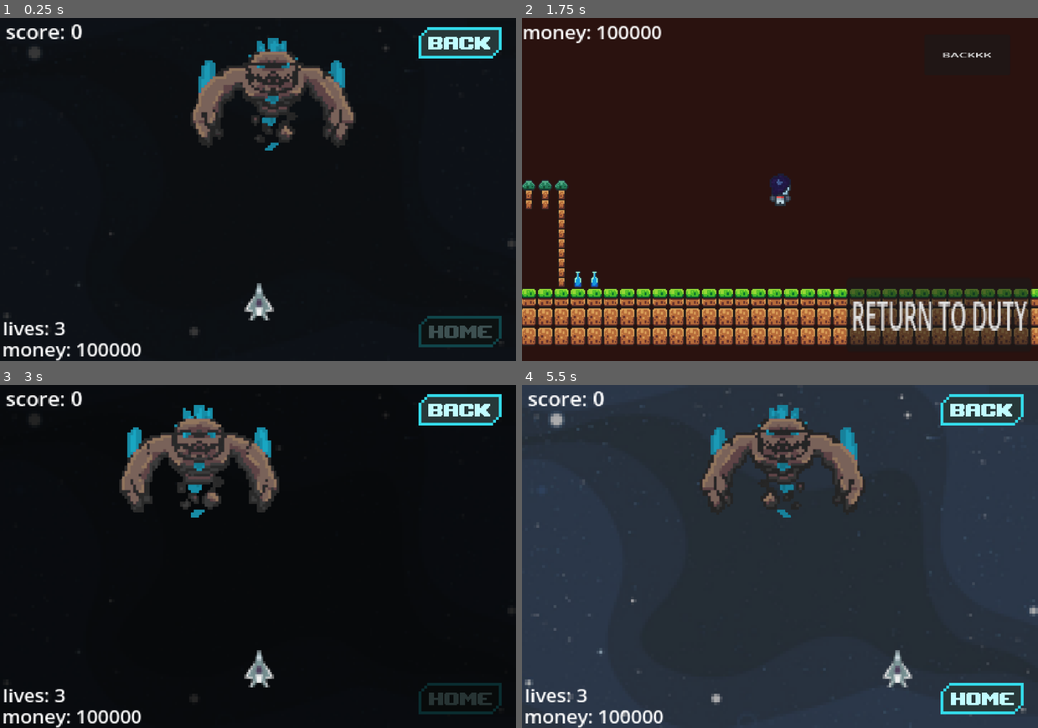
Above: before the commit, frames 1-4 (two rows, left to right).
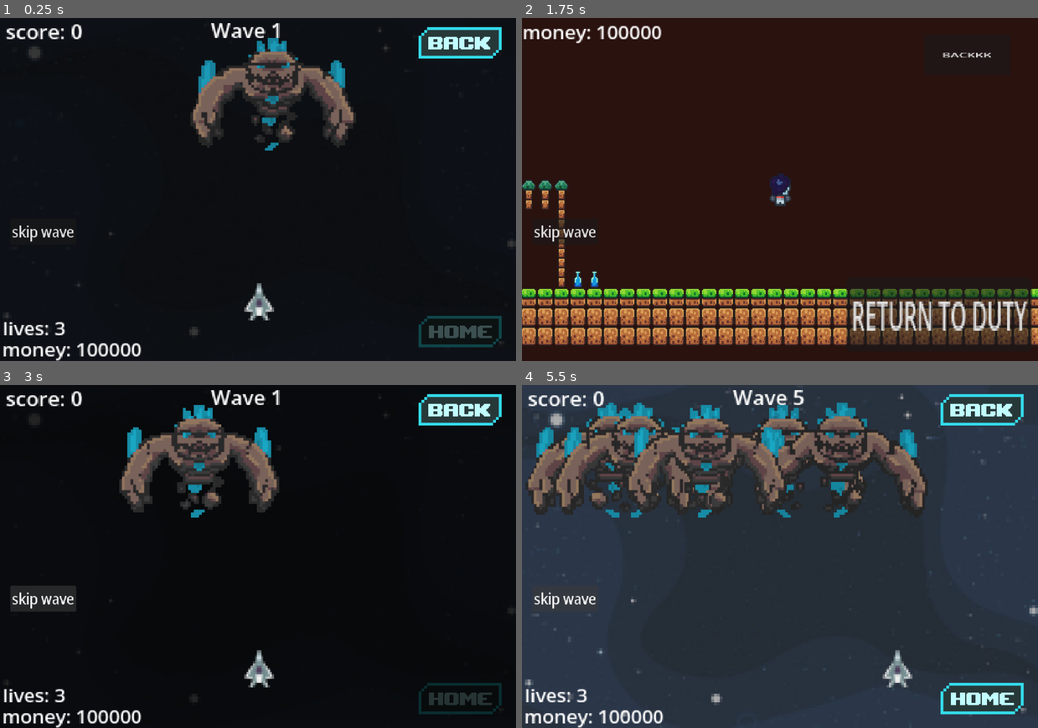
Above: after the commit, the same moments.

Repository: williamhoangbossman/bad-guys-space-shooters
Game: Godot game, scene res://scenes/MainScenes/Game.tscn
Same seed, same stepped clock (60 frames per second), same inputs: the game is played once before the commit and once after it. This scene is started directly instead of the project's main scene.
Inputs (mouse positions are in pixels of both pictures, inside the frame that each line leads up to):
- Up to frame 1 (0.25 s): no input
- Up to frame 2 (1.75 s): click (981, 330) at 0.5 s; click "Return Home" at 1.25 s
- Up to frame 3 (3 s): click "RETURN TO DUTY" at 2 s; click (41, 597) at 2.75 s, where only the run after the commit has a clickable "skip wave"
- Up to frame 4 (5.5 s): click (563, 597) at 3.5 s, where only the run after the commit has a clickable "skip wave"; click (563, 597) at 4.25 s, where only the run after the commit has a clickable "skip wave"; tap Enter (ui_accept) at 5, 5.27 s; hold D (Right) from 5.03 s (still down); hold E (interact) from 5.03 s (still down)

The runs differ from the first frame. In frame 1, 0.5% of the frame differs, in the area x 2-55%, y 1-66%; in frame 2, 0.3%; in frame 3, 1.2%; in frame 4, 12%, in the area x 0-79%, y 1-66%.

Commit message:
waveSystem

Diff:
--- /dev/null
+++ b/GOALS.tscn
@@ -0,0 +1,35 @@
+[gd_scene format=3 uid="uid://dbfg8w8b5agud"]
+
+[node name="Control" type="Control" unique_id=425842819]
+layout_mode = 3
+anchors_preset = 0
+offset_right = 800.0
+offset_bottom = 570.0
+
+[node name="ColorRect" type="ColorRect" parent="." unique_id=665824604]
+layout_mode = 0
+offset_right = 910.0
+offset_bottom = 592.0
+
+[node name="Label" type="Label" parent="ColorRect" unique_id=863089202]
+layout_mode = 0
+offset_left = 13.0
+offset_top = 60.0
+offset_right = 961.0
+offset_bottom = 327.0
+scale = Vector2(0.85627, 1.1235846)
+theme_override_colors/font_color = Color(0, 0, 0, 1)
+theme_override_font_sizes/font_size = 21
+text = "So the plan:
+- let player see the upgrades they got (e.g how much dmg increase/how much hp increases.
+- UPDATE HUD!
+- make platformer world look better.
+- make controls panel: let people see the controls
+- impact frames: make bro look like he's getrting hit. + maybe anim when player is hit also
+- BALANCE THE GAME
+- When there is data, there should be a \"Continue Button\" as well as a \"New Game\" Button; no need for
+\"Delete Data\" button --> confusing.
+- wavecount display ( MAYBE ADD A SKIP WAVE) --> multiple enemies if player dares to do so.
+- make the \"E to interact thing\"
+-and console support
+FINALLY: ANY FINISHING UI TOUCHES AND WE'RE DONE!!!"
--- a/Resources/Enemies/eyeBallMonsterStats.tres
+++ b/Resources/Enemies/eyeBallMonsterStats.tres
@@ -42,7 +42,7 @@
 "duration": 1.0,
 "texture": SubResource("AtlasTexture_vmqoo")
 }],
-"loop": true,
+"loop": 1,
 "name": &"default",
 "speed": 5.0
 }]
@@ -106,7 +106,7 @@
 "duration": 1.0,
 "texture": SubResource("AtlasTexture_aj4pm")
 }],
-"loop": true,
+"loop": 1,
 "name": &"default",
 "speed": 12.0
 }]
--- a/Resources/Enemies/golemStats.tres
+++ b/Resources/Enemies/golemStats.tres
@@ -14,7 +14,7 @@
 "duration": 1.0,
 "texture": SubResource("AtlasTexture_5yo2v")
 }],
-"loop": true,
+"loop": 1,
 "name": &"default",
 "speed": 5.0
 }]
@@ -78,7 +78,7 @@
 "duration": 1.0,
 "texture": SubResource("AtlasTexture_c35na")
 }],
-"loop": true,
+"loop": 1,
 "name": &"default",
 "speed": 10.0
 }]
--- a/project.godot
+++ b/project.godot
@@ -12,7 +12,7 @@
 
 config/name="BadGuysSpaceShooters"
 run/main_scene="uid://057jqgmaan3j"
-config/features=PackedStringArray("4.6", "GL Compatibility")
+config/features=PackedStringArray("4.7", "GL Compatibility")
 config/icon="res://icon.svg"
 
 [autoload]
--- a/scenes/MainScenes/PlatformerWorld.tscn
+++ b/scenes/MainScenes/PlatformerWorld.tscn
@@ -198,6 +198,12 @@
 offset_right = 73.0
 offset_bottom = -45.0
 
+[node name="waveLabel" parent="HUD/Control" parent_id_path=PackedInt32Array(1063632305, 2034880923) index="3" unique_id=259065140]
+offset_left = 256.0
+offset_top = -67.0
+offset_right = 331.0
+offset_bottom = -44.0
+
 [node name="UI" type="Node" parent="HUD" unique_id=1769467517]
 
 [node name="returnToSpaceButton" type="Button" parent="HUD/UI" unique_id=999904562]
--- a/scenes/UIScenes/OnscreenElements/hud.tscn
+++ b/scenes/UIScenes/OnscreenElements/hud.tscn
@@ -47,6 +47,15 @@
 scale = Vector2(2.2553058, 2.0878825)
 text = "score:"
 
+[node name="waveLabel" type="Label" parent="Control" unique_id=259065140]
+layout_mode = 0
+offset_left = 367.00003
+offset_top = -3.0
+offset_right = 442.00003
+offset_bottom = 20.0
+scale = Vector2(2.2553058, 2.0878825)
+text = "wave:"
+
 [node name="InteractLabel" type="Label" parent="Control" unique_id=934694604]
 visible = false
 layout_mode = 0
@@ -56,3 +65,14 @@
 offset_bottom = 422.99997
 scale = Vector2(3.0441167, 2.2529674)
 text = "E - Interacte"
+
+[node name="SkipWaveButton" type="Button" parent="." unique_id=1322491545]
+offset_left = 18.0
+offset_top = 351.0
+offset_right = 178.0
+offset_bottom = 404.0
+scale = Vector2(0.7183327, 0.8553169)
+theme_override_font_sizes/font_size = 32
+text = "skip wave"
+
+[connection signal="pressed" from="SkipWaveButton" to="." method="_on_skip_wave_button_pressed"]
--- a/scripts/CharScripts/EnemyScripts/enemy.gd
+++ b/scripts/CharScripts/EnemyScripts/enemy.gd
@@ -42,7 +42,7 @@
 	direction = chooseDirection(-1, 1)
 
 	enemyData = data
-
+	print(maxHealthPoints)
 	startShotTimer()
 
 func spawnBullet(data: enemyStats) -> void:
@@ -64,7 +64,6 @@
 	spawnDamageIndicator(amount)
 	currentHealth -= amount
 
-
 	if currentHealth <= 0:
 		die()
 
@@ -78,7 +77,6 @@
 
 	if rightRayCast.is_colliding() and direction == 1:
 		direction = -1
-
 
 	elif leftRayCast.is_colliding() and direction == -1:
 		direction = 1
--- a/scripts/MainScripts/ManagerScripts/waveManager.gd
+++ b/scripts/MainScripts/ManagerScripts/waveManager.gd
@@ -33,6 +33,7 @@
 		player.setupDifficulty(currentConfig)
 
 	spawnEnemy()
+
 func getCurrentDifficultyConfig() -> DifficultyData:
 	match  GameManager.currentDifficulty:
 		"Easy": return easyPreset
@@ -49,12 +50,15 @@
 	if GameManager.currentBackgroundTexture != null and bgSprite != null:
 		bgSprite.texture = GameManager.currentBackgroundTexture
 
+	for child in get_children():
+			if child.is_in_group("enemy"):
+				child.queue_free()
+
 	currentWave = 1
-	livingEnemiesCount = 1
+	livingEnemiesCount = 0
 
-	for child in get_children():
-		if child.is_in_group("enemy"):
-			child.queue_free()
+	if HUD and HUD.has_method("updateWaveDisplay"):
+		HUD.updateWaveDisplay(currentWave)
 
 func spawnEnemy() -> void:
 	var enemy = enemyScene.instantiate()
@@ -62,12 +66,20 @@
 	add_child(enemy)
 
 	enemy.tree_exited.connect(onEnemyDied)
+	livingEnemiesCount += 1
+
 	var waveHPMultipler: float = 1.0 + ((currentWave - 1) * 0.2)
 	EconomyManager.moneyMultiplier = 1.0 + ((currentWave -1 ) * 1.75)
-
 	var activeEnemyData = GameManager.currentEnemyStats if GameManager.currentEnemyStats != null else golemData
 
 	enemy.setUp(activeEnemyData, currentConfig, waveHPMultipler)
+
+func skipWave() -> void:
+	currentWave += 1
+	if HUD and HUD.has_method("updateWaveDisplay"):
+		HUD.updateWaveDisplay(currentWave)
+
+	spawnEnemy()
 
 func onEnemyDied() -> void:
 	livingEnemiesCount -= 1
@@ -79,3 +91,8 @@
 		return
 	currentWave += 1
 	get_tree().create_timer(2).timeout.connect(startNextWave)
+
+	if HUD and HUD.has_method("updateWaveDisplay"):
+		HUD.updateWaveDisplay(currentWave)
+
+	get_tree().create_timer(2.0).timeout.connect(startNextWave)
--- a/scripts/UIScripts/OnscreenElementsScripts/HUD.gd
+++ b/scripts/UIScripts/OnscreenElementsScripts/HUD.gd
@@ -6,9 +6,14 @@
 @onready var scoreLabel = $Control/scoreLabel
 @onready var liveCountLabel = $Control/liveCountLabel
 
+@onready var waveLabel: Label = $Control/waveLabel
+@onready var skipButton: Button = $SkipWaveButton
+
+
 var livesForLiveCountLabel: int
 
 func _ready() -> void:
+#	skipButton.pressed.connect(_on_skip_wave_button_pressed)
 	pass
 
 func _process(_delta: float) -> void:
@@ -21,5 +26,12 @@
 	livesForLiveCountLabel = int(config.playerLivesMultiplier * playerData.maxLifeCount)
 	liveCountLabel.text = "lives: %d" % int(livesForLiveCountLabel)
 
-signal UpdateHUD()
-#func updateHUD -- MAKE IT A SIGNAL
+func updateWaveDisplay(waveNumber: int) -> void:
+	if waveLabel:
+		waveLabel.text = "Wave " + str(waveNumber)
+
+func _on_skip_wave_button_pressed() -> void:
+	var waveMGR = get_tree().current_scene.find_child("waveManager", true, false)
+	if waveMGR:
+		print("AMOGUS")
+		waveMGR.skipWave()
